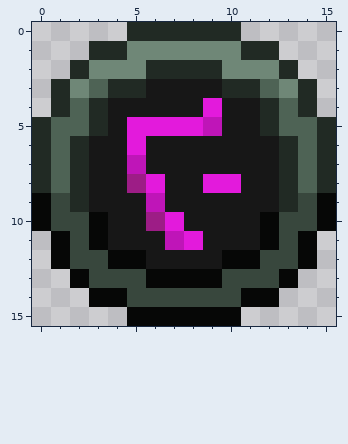
Two versions of one pixel-art sprite, tiledimages/precursorracekrakoth_krakoth/atprk-krakothswitch1.png. The first picture shows the starting point.
The file is 16x16 pixels.
The result:
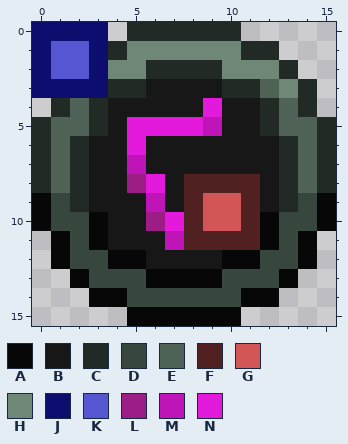
Palette (. is transparent): A #060706  B #171717  C #212a24  D #38473d  E #4e6355  F #512121  G #d35656  H #6f8777  J #0d0d70  K #5656d3  L #9d1d86  M #bf15b8  N #e31adc
From old to new:
@@ x 0..5 @@
- 0 .....C
- 1 ...CCH
- 2 ..CHHH
- 3 .CHECC
+ 0 JJJJ.C
+ 1 JKKJCH
+ 2 JKKJHH
+ 3 JJJJCC
  4 .CECBB
@@ x 6..13 @@
  7 BBBBBBBC
- 8 NBBNNBBC
- 9 MBBBBBBC
-10 LNBBBBAD
-11 BMNBBBAD
+ 8 NBFFFFBC
+ 9 MBFGGFBC
+10 LNFGGFAD
+11 BMFFFFAD
 12 BBBBAADD
Where, in picture pixels (left, top, right, bottom), the same in both pictures:
changed: (32, 22, 260, 250)
